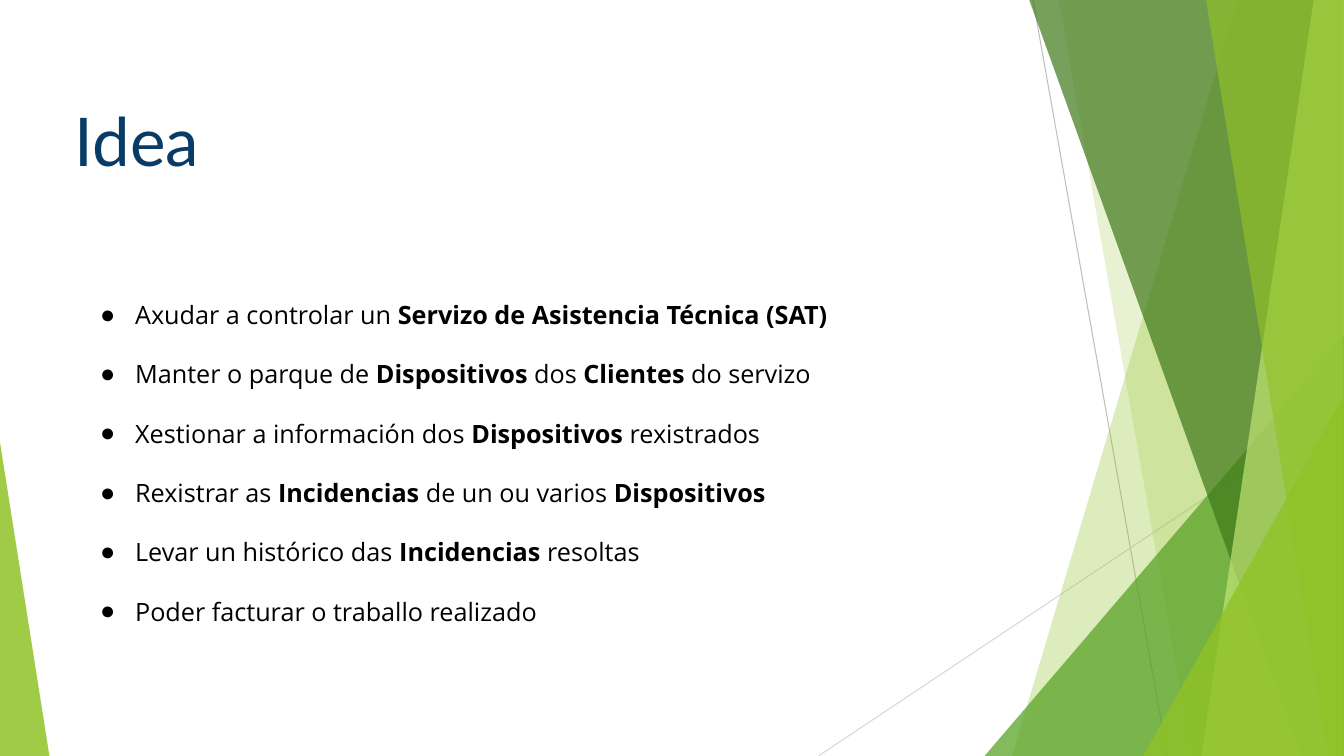
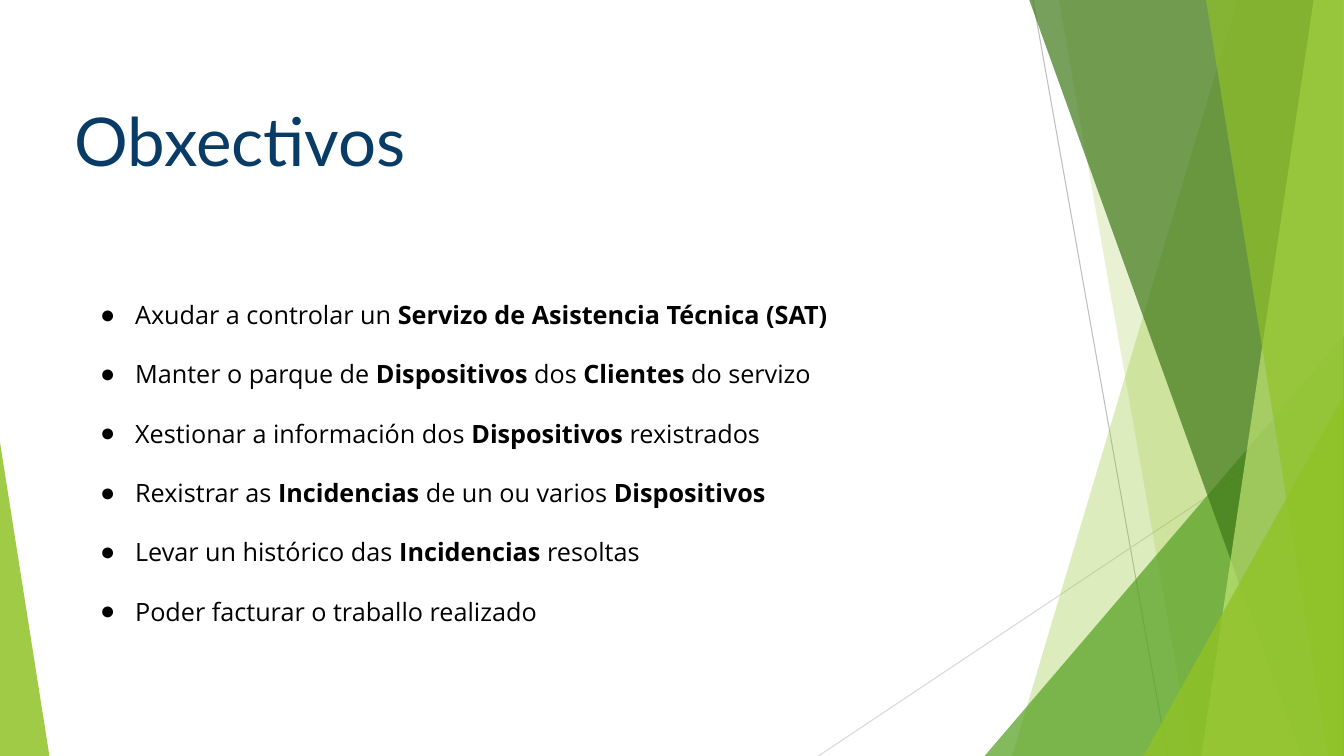
Before and after one commit to archivados/a18franciscogc, a slide deck: slide 2 of doc/Defensa.odp. Drawn at 1344x756 pixels with LibreOffice and Linux fonts; fonts in the diff are those of the drawing. Boxes give left, top, right and bottom in pixels: in the first picture for what was removed or moved away, otherwise in the second. Text is boxed around its words. In the diff, an @@ line names an element or a change of style, - is before the commit and + after.

```diff
--- a/doc/Defensa.odp
+++ b/doc/Defensa.odp
@@ title at (x1=75, y1=116, x2=406, y2=167): text changed @@
-Idea
+Obxectivos
```
Also in this commit, not shown: 2 other slides changed, 3 slides added, 1 other file.
